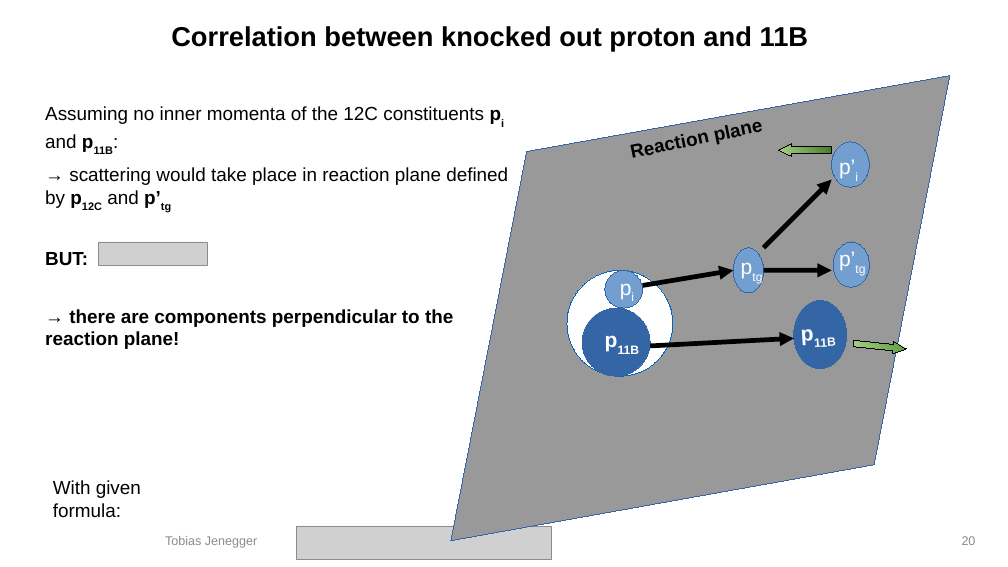
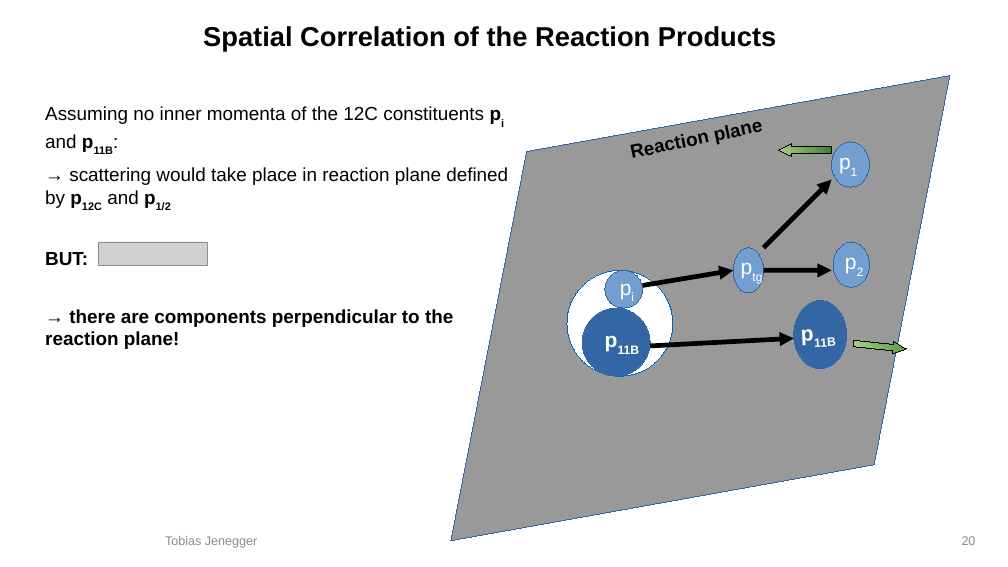
Before and after one commit to jenegger/2021_psi_pres, a slide deck: slide 20 of analysis.odp. Drawn at 1008x567 pixels with LibreOffice and Linux fonts; fonts in the diff are those of the drawing; grey boxes stand for pictures; background and template pictures are left out. Boxes give left, top, right and bottom in pixels: in the first picture for what was removed or moved away, otherwise in the second. Text is boxed around its words. In the diff, an @@ line names an element or a change of style, - is before the commit and + after.

```diff
--- a/analysis.odp
+++ b/analysis.odp
@@ title at bbox=[203, 26, 776, 51]: text changed @@
-Correlation between knocked out proton and 11B
+Spatial Correlation of the Reaction Products
@@ text at bbox=[45, 167, 508, 210]: text changed @@
-→ scattering would take place in reaction plane defined by p12C and p’tg
+→ scattering would take place in reaction plane defined by p12C and p1/2
@@ text at bbox=[839, 159, 858, 181]: text changed @@
-p’i
+p1
@@ text at bbox=[839, 251, 865, 276]: text changed @@
-p’tg
+p2
@@ text removed at bbox=[53, 480, 141, 518] @@
-With given formula:
@@ picture removed at bbox=[296, 526, 552, 560] @@
```
Also in this commit, not shown: 7 other slides changed, 15 slides added, 5 slides removed, 7 other files.
